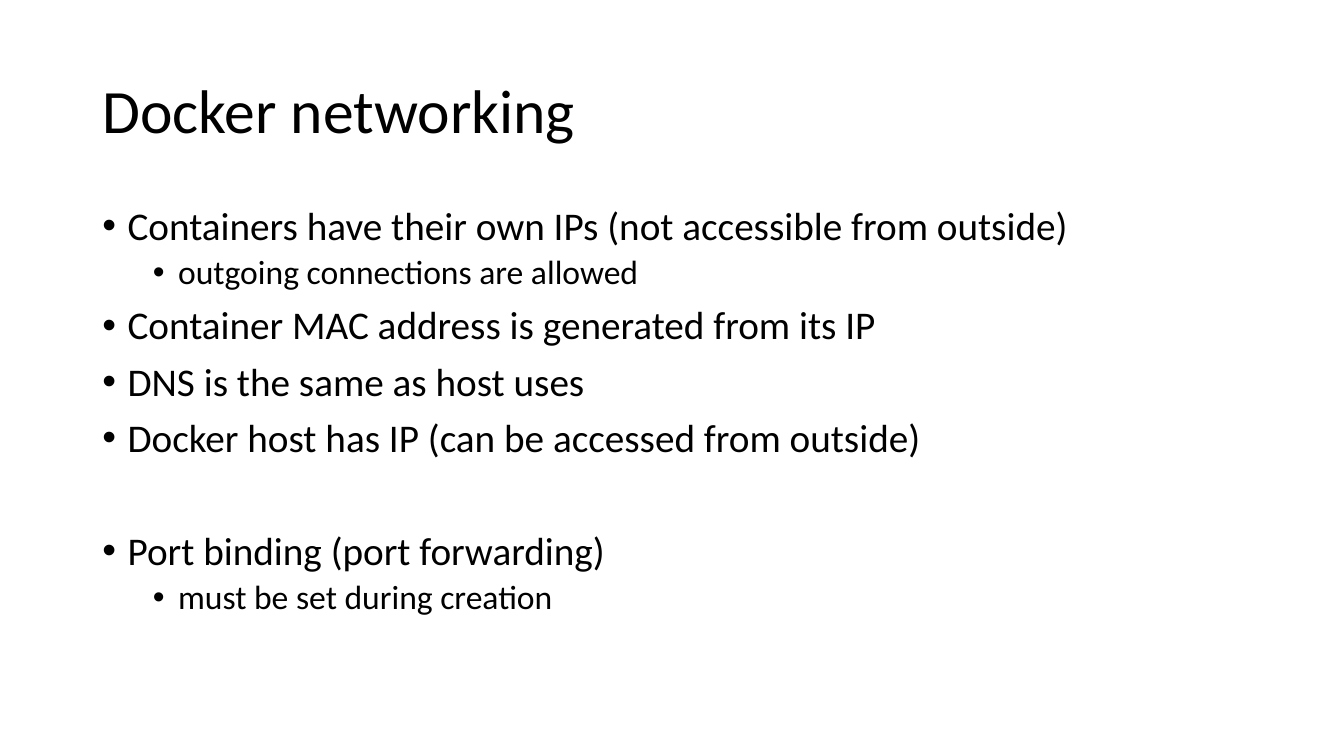
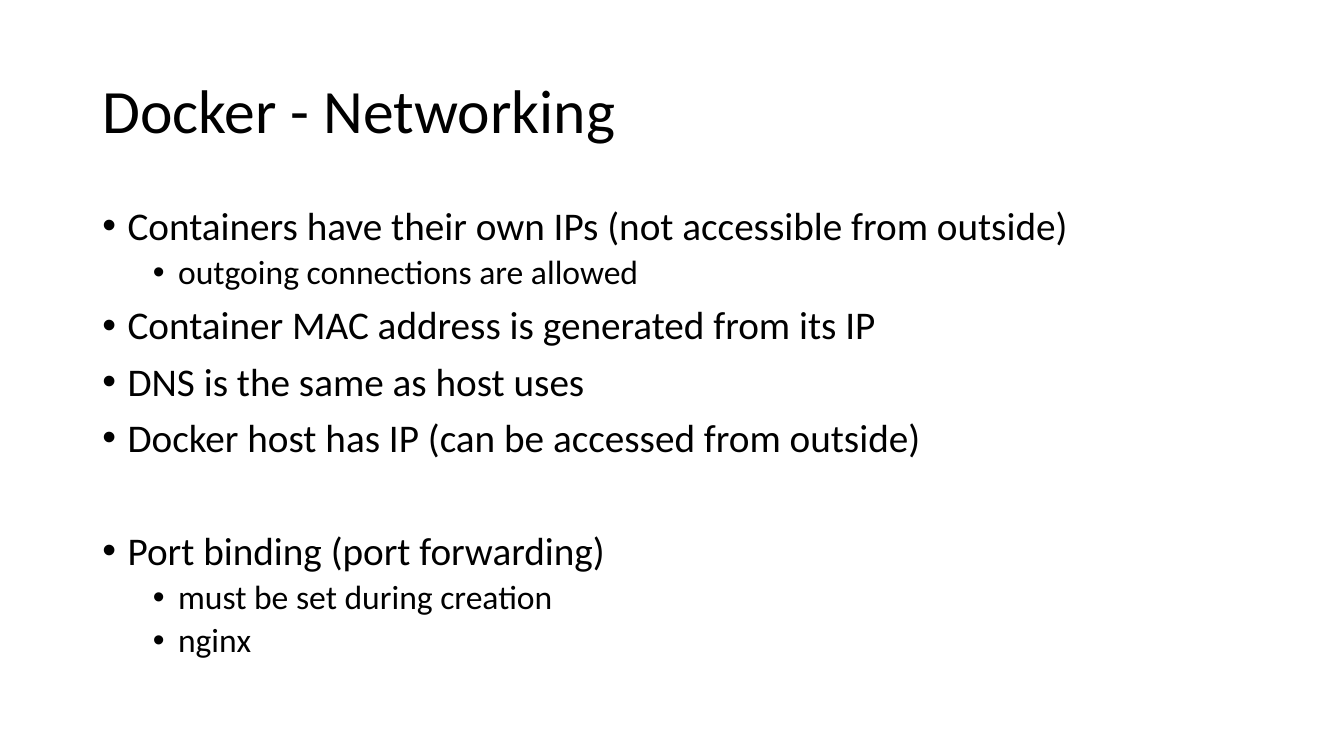
Before and after one commit to ERNICommunity/ESK-EPD-2018-Docker, a slide deck: slide 18 of src/_data/docker.pptx (slide 20 before the commit). Drawn at 1344x756 pixels with LibreOffice and Linux fonts; fonts in the diff are those of the drawing. Boxes give left, top, right and bottom in pixels: in the first picture for what was removed or moved away, otherwise in the second. Text is boxed around its words. In the diff, an @@ line names an element or a change of style, - is before the commit and + after.

Commit message:
update docker intro presentation

```diff
--- a/src/_data/docker.pptx
+++ b/src/_data/docker.pptx
@@ title at <box>102,90,615,144</box>: text changed @@
-Docker networking
+Docker - Networking
@@ text at <box>178,629,251,658</box>: paragraph added @@
+  • nginx
```
Also in this commit, not shown: 5 other slides changed, 1 slide added.
